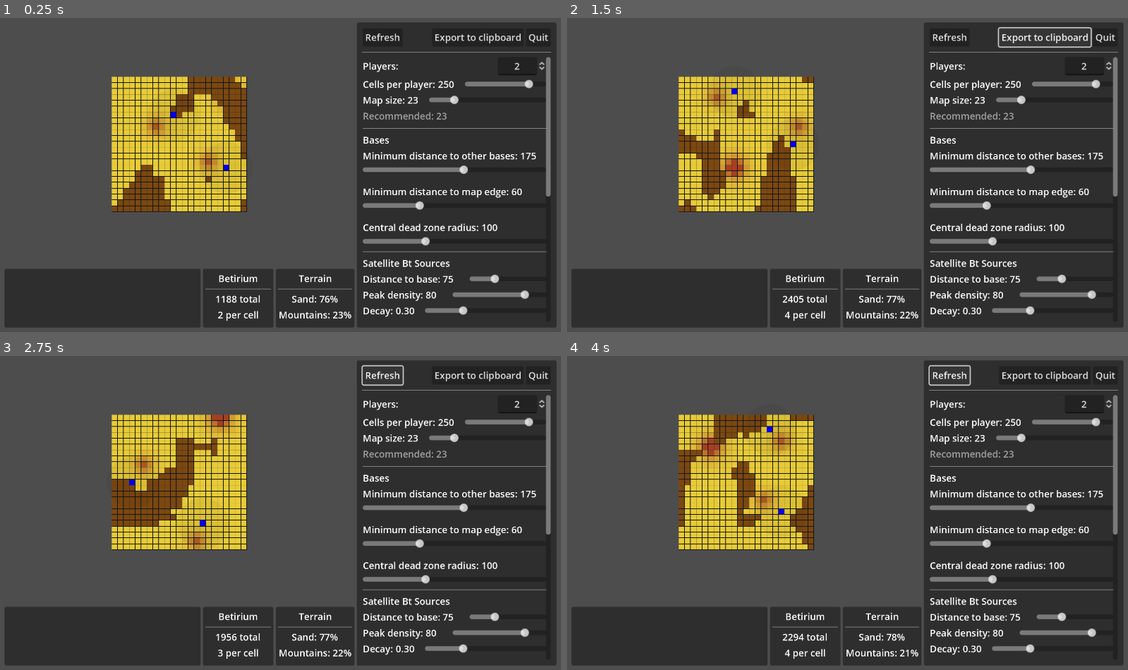
Above: before the commit, frames 1-4 (two rows, left to right).
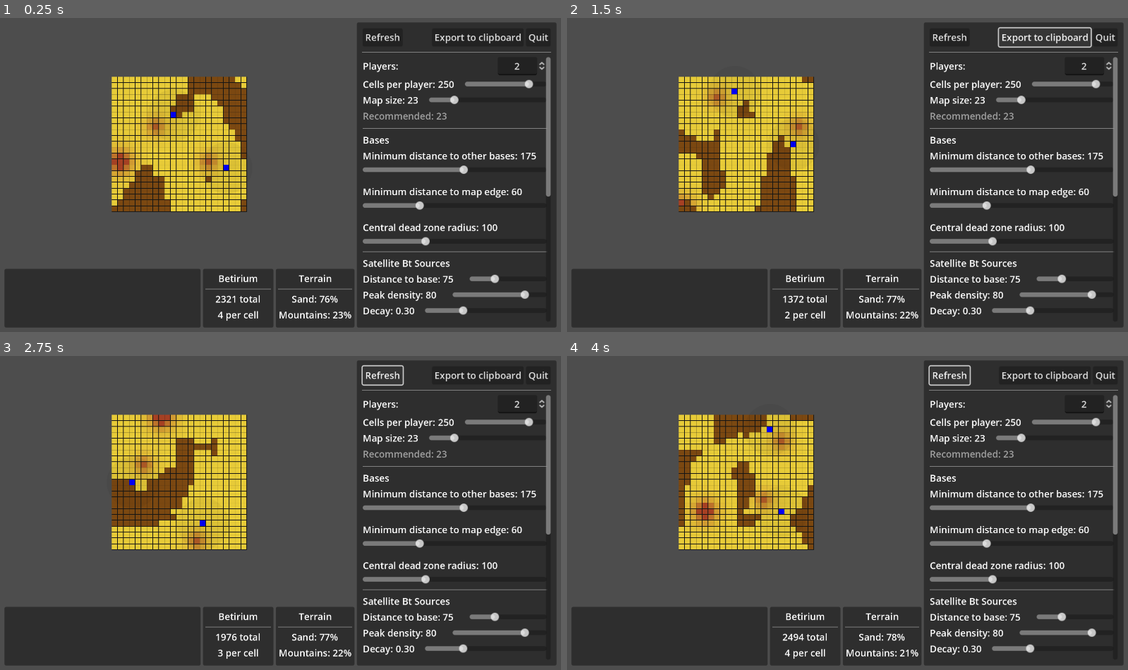
Above: after the commit, the same moments.

Repository: wadcom/kisarra-mapgen
Game: Godot game, scene res://main.tscn
Same seed, same stepped clock (60 frames per second), same inputs: the game is played once before the commit and once after it.
Inputs:
- Up to frame 1 (0.25 s): no input
- Up to frame 2 (1.5 s): click "Refresh" at 0.5 s; click "Export to clipboard" at 1.25 s
- Up to frame 3 (2.75 s): click "Refresh" at 2 s
- Up to frame 4 (4 s): click "Export to clipboard" at 2.75 s; click "Refresh" at 3.5 s

The runs differ from the first frame. In frame 1, 0.4% of the frame differs, in the area x 19-43%, y 41-96%; in frame 2, 0.5%; in frame 3, 0.5%; in frame 4, 0.7%, in the area x 22-41%, y 24-91%.

Commit message:
_pick_extra_bt_sources() -> Model

Diff:
--- a/map_area/map_area.gd
+++ b/map_area/map_area.gd
@@ -51,7 +51,7 @@
 	var result = Model.set_params(params)
 
 	var satellite_bt_sources = Model.get_satellite_bt_sources()
-	var extra_bt_sources = _pick_extra_bt_sources()
+	var extra_bt_sources = Model.pick_extra_bt_sources()
 
 	_display_warnings(result.warnings + extra_bt_sources.warnings)
 
@@ -198,53 +198,6 @@
 		$Constraints.add_child(exclusion_area)
 
 
-func _pick_extra_bt_sources():
-	var base_positions = Model.get_base_positions()
-	var params = Model.get_params()
-
-	var bt_sources = []
-	var warnings = []
-
-	var available_cxys = {}
-	for x in params.map_size:
-		for y in params.map_size:
-			var p = Vector2(x, y)
-
-			var too_close = false
-			for base_pos in base_positions:
-				var d = p.distance_to(base_pos) * _globals.CELL_SIDE_KMS
-				if d < params.betirium.extra_sources.distance_to_any_base:
-					too_close = true
-					break
-
-			if too_close:
-				continue
-
-			var cxy = p.x * 1000 + p.y
-			available_cxys[cxy] = true
-
-	for i in params.betirium.extra_sources.count:
-		if available_cxys.size() < 1:
-			warnings.append("Nowhere to put extra Bt source\n")
-			break
-
-		var cxys = available_cxys.keys()
-		cxys.shuffle()
-
-		bt_sources.append(
-			{
-				decay_factor = params.betirium.extra_sources.decay,
-				position = Vector2(int(cxys[0] / 1000.0), int(cxys[0]) % 1000),
-				peak_density = params.betirium.extra_sources.peak_density,
-				radius = _globals.CELL_SIDE_KMS,
-			},
-		)
-
-		available_cxys.erase(cxys[0])
-
-	return { sources = bt_sources, warnings = warnings }
-
-
 func _display_warnings(warnings):
 	for w in warnings:
 		%DiagnosticsText.add_text(w)
--- a/model.gd
+++ b/model.gd
@@ -312,3 +312,47 @@
 
 func _is_outside_map(p):
 	return p.x < 0 or p.y < 0 or p.x >= _params.map_size or p.y >= _params.map_size
+
+
+func pick_extra_bt_sources():
+	var bt_sources = []
+	var warnings = []
+
+	var available_cxys = {}
+	for x in _params.map_size:
+		for y in _params.map_size:
+			var p = Vector2(x, y)
+
+			var too_close = false
+			for base_pos in _base_positions:
+				var d = p.distance_to(base_pos) * _globals.CELL_SIDE_KMS
+				if d < _params.betirium.extra_sources.distance_to_any_base:
+					too_close = true
+					break
+
+			if too_close:
+				continue
+
+			var cxy = p.x * 1000 + p.y
+			available_cxys[cxy] = true
+
+	for i in _params.betirium.extra_sources.count:
+		if available_cxys.size() < 1:
+			warnings.append("Nowhere to put extra Bt source\n")
+			break
+
+		var cxys = available_cxys.keys()
+		cxys.shuffle()
+
+		bt_sources.append(
+			{
+				decay_factor = _params.betirium.extra_sources.decay,
+				position = Vector2(int(cxys[0] / 1000.0), int(cxys[0]) % 1000),
+				peak_density = _params.betirium.extra_sources.peak_density,
+				radius = _globals.CELL_SIDE_KMS,
+			},
+		)
+
+		available_cxys.erase(cxys[0])
+
+	return { sources = bt_sources, warnings = warnings }
